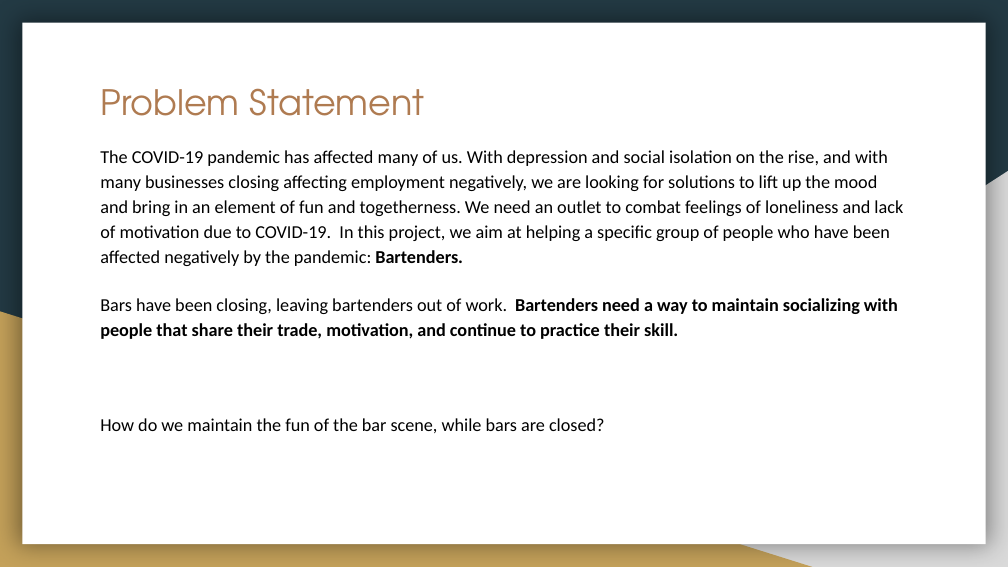
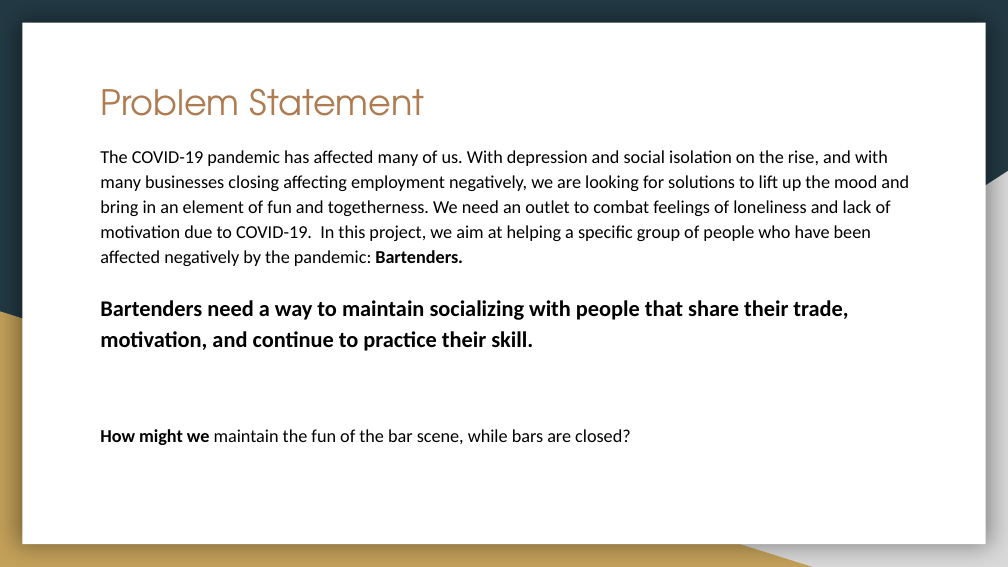
Before and after one commit to CristinaSahoo/Motivation-Through-Friendly-Competition, a slide deck: slide 2 of presentation/Motivation-Friendly-Competition.pptx. Drawn at 1008x567 pixels with LibreOffice and Linux fonts; fonts in the diff are those of the drawing. Boxes give left, top, right and bottom in pixels: in the first picture for what was removed or moved away, otherwise in the second. Text is boxed around its words. In the diff, an @@ line names an element or a change of style, - is before the commit and + after.

```diff
--- a/presentation/Motivation-Friendly-Competition.pptx
+++ b/presentation/Motivation-Friendly-Competition.pptx
@@ text at [100,300,848,445]: text changed; size 13 to 16 pt @@
-Bars have been closing, leaving bartenders out of work. Bartenders need a way to maintain socializing with people that share their trade, motivation, and continue to practice their skill.
-How do we maintain the fun of the bar scene, while bars are closed?
+Bartenders need a way to maintain socializing with people that share their trade, motivation, and continue to practice their skill.
+How might we maintain the fun of the bar scene, while bars are closed?
```
Also in this commit, not shown: 4 other slides changed, 3 slides added, 3 other files.
